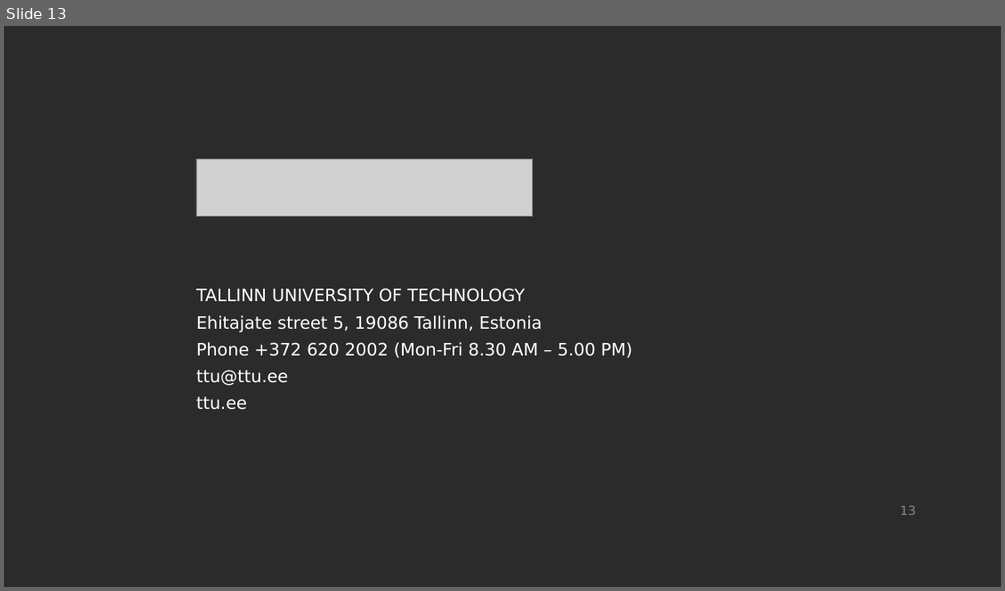
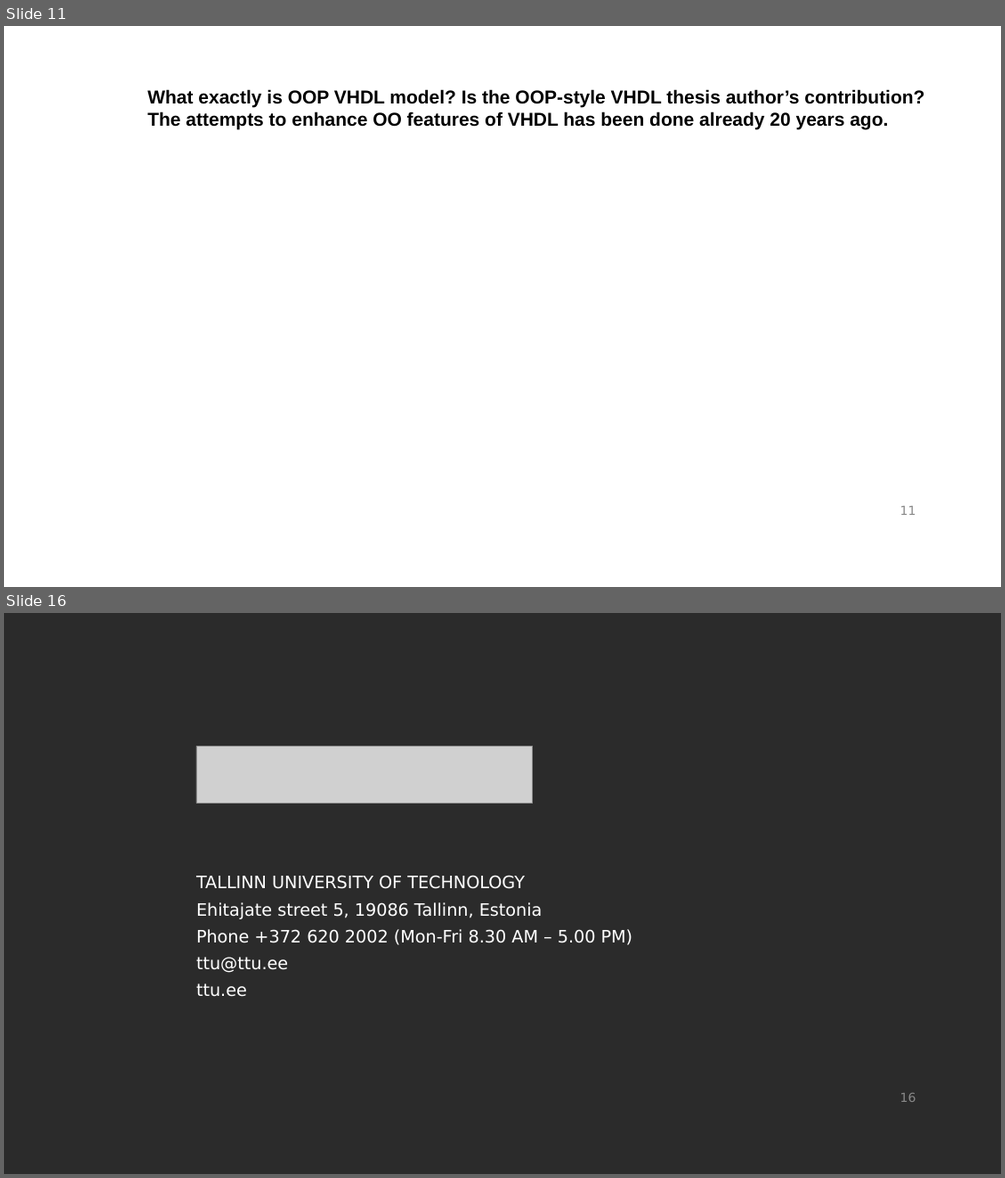
Before and after one commit to gasparka/thesis, a slide deck: presentation.odp. Shown one above the other, each under a label of ours: slide 13 before the commit, slides 11 and 16 after it; the slides between them are not shown. The pictures are 1005x591 and 1005x1178 pixels, drawn with LibreOffice and Linux fonts; fonts in the diff are those of the drawing; grey boxes stand for pictures; background and template pictures are left out; a plain dark background stands for a picture behind light text. Boxes give left, top, right and bottom in pixels: in the first picture for what was removed or moved away, otherwise in the second. Text is boxed around its words. In the diff, an @@ line names an element or a change of style, - is before the commit and + after.

```diff
--- a/presentation.odp
+++ b/presentation.odp
@@ slide 11 added at [4, 26, 1001, 587], background #FFFFFF; not listed: 1 template element that a slide beside it also shows @@
@@ text added at [147, 89, 924, 130], 18 pt, text #000000, bold @@
+What exactly is OOP VHDL model? Is the OOP-style VHDL thesis author’s contribution?
+The attempts to enhance OO features of VHDL has been done already 20 years ago.
@@ what was slide 13 is now slide 16 @@
@@ page number at [900, 1093, 916, 1102]: text changed @@
-13
+16
```
Also in this commit, not shown: 3 slides changed, 6 other slides added, 4 slides removed, 3 other files.
